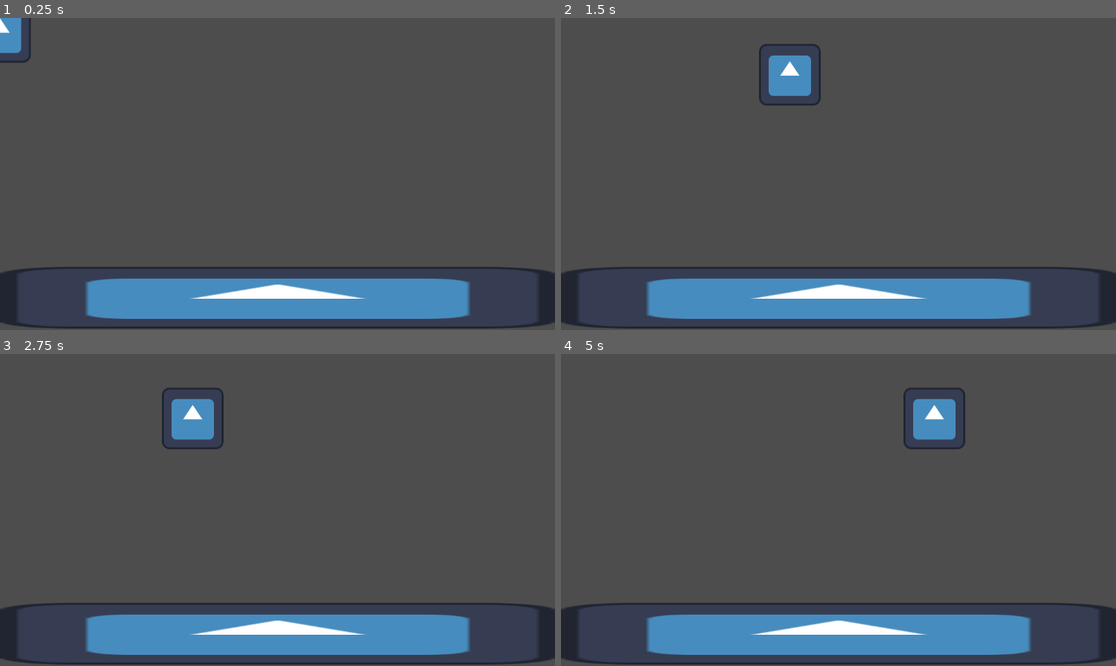
Above: before the commit, frames 1-4 (two rows, left to right).
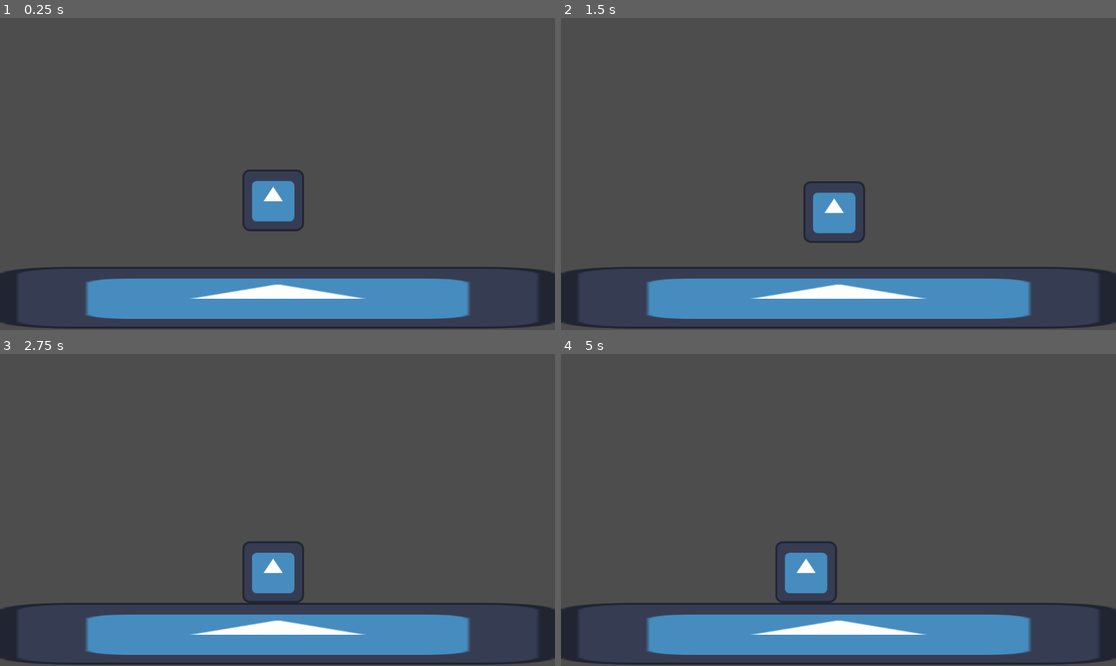
Above: after the commit, the same moments.

Repository: Starg0ne/CGJ-Ubuntu-Cheval-
Game: Godot game, scene res://scenes/level.tscn
The game is run twice, just before and just after one commit, with the same random seed, the same clock (stepped at 60 frames per second) and the same inputs. The engine's default icon, where the game draws it, is replaced by a stand-in: a white triangle on a blue panel in a dark square.
Inputs (mouse positions are in pixels of both pictures, inside the frame that each line leads up to):
- Up to frame 1 (0.25 s): no input
- Up to frame 2 (1.5 s): tap Enter (ui_accept) at 0.5, 0.77, 1.07 s; move the mouse to (960, 158) at 0.52 s; press the mouse at (960, 158) at 0.53 s; hold Right (ui_right) from 0.53 s (still down); right-click (960, 158) at 0.8 s; move the mouse to (727, 189) at 1.27 s; release the mouse at (727, 189) at 1.28 s; right-click (727, 189) at 1.35 s
- Up to frame 3 (2.75 s): tap Enter (ui_accept) at 1.52, 1.55, 1.82, 2.1 s; move the mouse to (333, 441) at 2.02 s; release Right (ui_right) at 2.03 s; press the mouse at (333, 441) at 2.03 s; hold Left (ui_left) from 2.03 s (still down)
- Up to frame 4 (5 s): move the mouse to (810, 572) at 2.77 s; release Left (ui_left) at 2.78 s; release the mouse at (810, 572) at 2.78 s; hold Right (ui_right) 2.78-4.28 s; click (810, 572) at 2.85 s; tap Enter (ui_accept) at 3.02, 3.32, 3.77, 3.8, 4.07, 4.52, 4.82 s; right-click (810, 572) at 3.05 s; move the mouse to (1005, 556) at 3.52 s; hold Right mouse button (right click, bound only after the commi… 3.53-4.28 s; move the mouse to (672, 463) at 4.27 s; hold Left (ui_left) from 4.28 s (still down); click (672, 463) at 4.35 s

The runs differ from the first frame. In frame 1, 1.8% of the frame differs, in the area x 0-55%, y 0-69%; in frame 2, 2.5%; in frame 3, 2.5%; in frame 4, 2.6%, in the area x 38-73%, y 10-80%.

Commit message:
basic movement
move to clicked position on left click (must be close to the ground) and jumps on right click

Diff:
--- a/project.godot
+++ b/project.godot
@@ -15,6 +15,19 @@
 config/features=PackedStringArray("4.5", "Mobile")
 config/icon="res://assets/icon.svg"
 
+[input]
+
+"left click"={
+"deadzone": 0.2,
+"events": [Object(InputEventMouseButton,"resource_local_to_scene":false,"resource_name":"","device":-1,"window_id":0,"alt_pressed":false,"shift_pressed":false,"ctrl_pressed":false,"meta_pressed":false,"button_mask":1,"position":Vector2(376, 10),"global_position":Vector2(385, 58),"factor":1.0,"button_index":1,"canceled":false,"pressed":true,"double_click":false,"script":null)
+]
+}
+"right click"={
+"deadzone": 0.2,
+"events": [Object(InputEventMouseButton,"resource_local_to_scene":false,"resource_name":"","device":-1,"window_id":0,"alt_pressed":false,"shift_pressed":false,"ctrl_pressed":false,"meta_pressed":false,"button_mask":2,"position":Vector2(500, 18),"global_position":Vector2(509, 66),"factor":1.0,"button_index":2,"canceled":false,"pressed":true,"double_click":false,"script":null)
+]
+}
+
 [rendering]
 
 renderer/rendering_method="mobile"
--- a/scenes/level.tscn
+++ b/scenes/level.tscn
@@ -20,3 +20,4 @@
 shape = SubResource("RectangleShape2D_2q6dc")
 
 [node name="Player" parent="." instance=ExtResource("2_w7c3h")]
+position = Vector2(567, 350)
--- a/scenes/player.gd
+++ b/scenes/player.gd
@@ -2,24 +2,51 @@
 
 
 const SPEED = 500.0
-const JUMP_VELOCITY = -1000.0
+const JUMP_VELOCITY = -400.0
 
+@onready var raycast2D = $RayCast2D
+
+@onready var mouse_pos: Vector2
+var pos_destination_x: float = 0.0
+var has_destination: bool = false
+
+func _ready() -> void:
+	mouse_pos = get_global_mouse_position()
 
 func _physics_process(delta: float) -> void:
-	# Add the gravity.
+
+	# ajoute la gravité
 	if not is_on_floor():
 		velocity += get_gravity() * delta
 
-	# Handle jump.
-	if Input.is_action_just_pressed("ui_accept") and is_on_floor():
+	# permet au joueur de sauter si au sol
+	if Input.is_action_pressed("right click") and is_on_floor():
 		velocity.y = JUMP_VELOCITY
 
 	# Get the input direction and handle the movement/deceleration.
 	# As good practice, you should replace UI actions with custom gameplay actions.
-	var direction := Input.get_axis("ui_left", "ui_right")
-	if direction:
-		velocity.x = direction * SPEED
+	if Input.is_action_pressed("left click"):
+		# prépare le raycast pour trouver la position
+		mouse_pos = get_global_mouse_position()
+		raycast2D.global_position = mouse_pos
+
+		# obtient la position
+		raycast2D.set_enabled(true)
+		if raycast2D.is_colliding():
+			pos_destination_x = raycast2D.get_collision_point().x
+			has_destination = true
+			raycast2D.set_enabled(false)
+
+	if has_destination:
+		var position_difference: float = global_position.x - pos_destination_x
+		if (position_difference < -10):
+			velocity.x = SPEED * 1
+		elif (position_difference > 10):
+			velocity.x = SPEED * -1
+		else:
+			has_destination = false
 	else:
-		velocity.x = move_toward(velocity.x, 0, SPEED)
+		velocity.x = 0
+
 
 	move_and_slide()
--- a/scenes/player.tscn
+++ b/scenes/player.tscn
@@ -14,3 +14,7 @@
 
 [node name="CollisionShape2D" type="CollisionShape2D" parent="."]
 shape = SubResource("RectangleShape2D_g2els")
+
+[node name="RayCast2D" type="RayCast2D" parent="."]
+enabled = false
+target_position = Vector2(0, 64)
